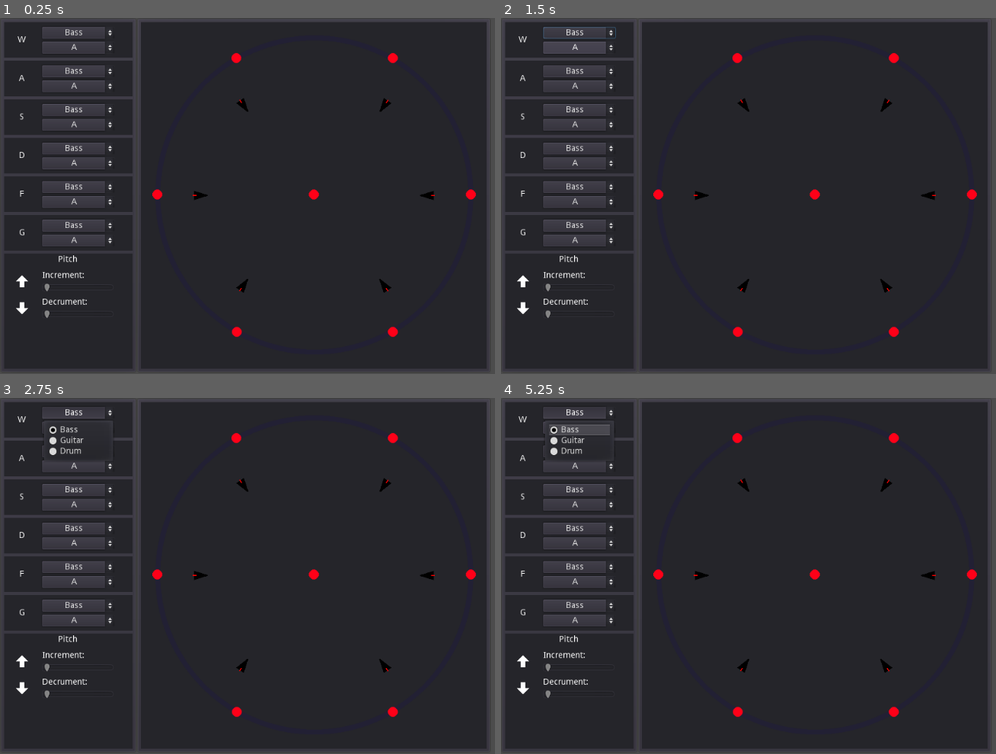
Above: before the commit, frames 1-4 (two rows, left to right).
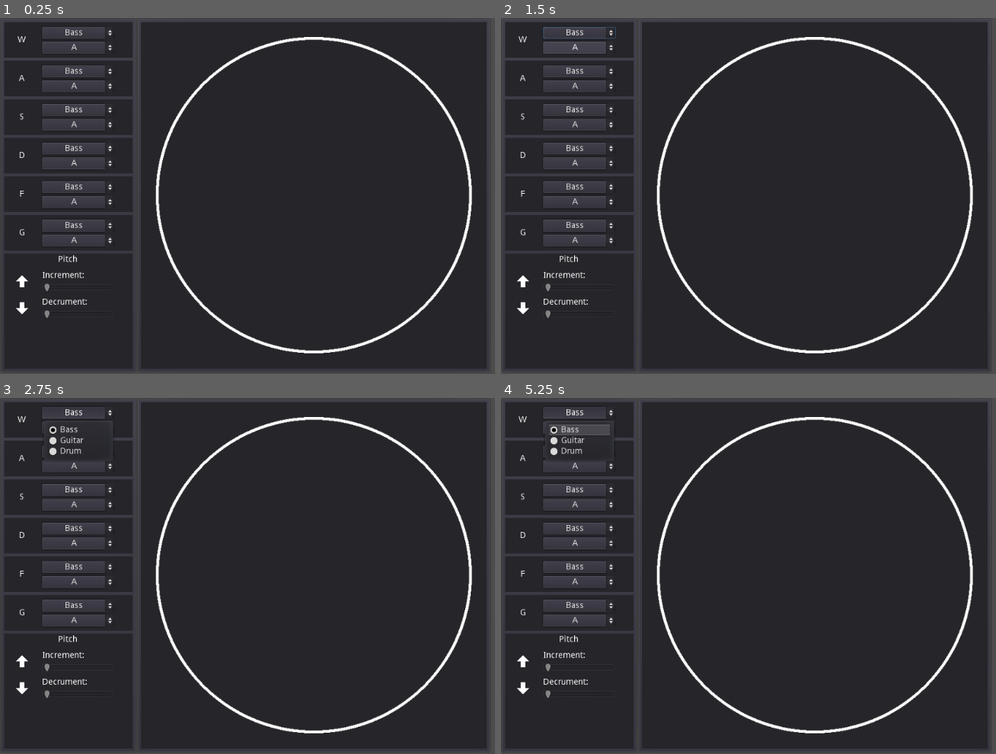
Above: after the commit, the same moments.

Repository: elijahsantiago/meet-your-makey
Game: Godot game, scene res://Main Scene.tscn
Two runs of this game, one before a commit and one after it. Both use one fixed random seed, a clock stepped at 60 frames per second and the inputs below.
Inputs:
- Up to frame 1 (0.25 s): no input
- Up to frame 2 (1.5 s): click "Bass" at 0.5 s; click "A" at 1.25 s
- Up to frame 3 (2.75 s): click "Bass" at 2 s
- Up to frame 4 (5.25 s): click "A" at 2.75 s; click "Bass" at 3.5 s; click "A" at 4.25 s; tap Enter at 5 s

The runs differ from the first frame. In frame 1, 2.5% of the frame differs, in the area x 30-97%, y 5-95%; in frame 2, 2.5%; in frame 3, 2.5%; in frame 4, 2.5%.

Commit message:
Update godot scene

Diff:
--- a/Godot Synthetic/Project/Main Scene.tscn
+++ b/Godot Synthetic/Project/Main Scene.tscn
@@ -1,17 +1,17 @@
-[gd_scene load_steps=6 format=2]
+[gd_scene load_steps=7 format=2]
 
 [ext_resource path="res://UI Panel.tscn" type="PackedScene" id=1]
-[ext_resource path="res://Images/Music Pitch Circle.png" type="Texture" id=2]
-[ext_resource path="res://Images/Arrow.png" type="Texture" id=3]
-[ext_resource path="res://Music/CelloA.wav" type="AudioStream" id=4]
-[ext_resource path="res://AudioManager.gd" type="Script" id=5]
+[ext_resource path="res://Images/Circle.png" type="Texture" id=2]
+[ext_resource path="res://Images/Music Pitch Circle.png" type="Texture" id=3]
+[ext_resource path="res://Images/Arrow.png" type="Texture" id=4]
+[ext_resource path="res://Music/CelloA.wav" type="AudioStream" id=5]
+[ext_resource path="res://AudioManager.gd" type="Script" id=6]
 
 [node name="Node2D" type="Node2D"]
 
 [node name="Control" parent="." instance=ExtResource( 1 )]
 
 [node name="PanelContainer" type="PanelContainer" parent="."]
-editor/display_folded = true
 margin_left = 230.0
 margin_right = 825.0
 margin_bottom = 598.0
@@ -22,48 +22,64 @@
 margin_right = 588.0
 margin_bottom = 591.0
 
+[node name="MarginContainer" type="MarginContainer" parent="PanelContainer/Panel"]
+margin_right = 581.0
+margin_bottom = 583.0
+custom_constants/margin_right = 25
+custom_constants/margin_top = 25
+custom_constants/margin_left = 25
+custom_constants/margin_bottom = 25
+
+[node name="TextureRect" type="TextureRect" parent="PanelContainer/Panel/MarginContainer"]
+margin_left = 25.0
+margin_top = 25.0
+margin_right = 556.0
+margin_bottom = 558.0
+texture = ExtResource( 2 )
+expand = true
+
 [node name="Node2D" type="Sprite" parent="."]
-editor/display_folded = true
+visible = false
 position = Vector2( 527.5, 299.096 )
 scale = Vector2( 0.83, 0.83 )
-texture = ExtResource( 2 )
+texture = ExtResource( 3 )
 
 [node name="Triangle 2" type="Sprite" parent="Node2D"]
 position = Vector2( -230, 0 )
 rotation = 1.5708
 scale = Vector2( 0.4, 0.4 )
-texture = ExtResource( 3 )
+texture = ExtResource( 4 )
 
 [node name="Triangle 3" type="Sprite" parent="Node2D"]
 position = Vector2( 230, 0 )
 rotation = -1.5708
 scale = Vector2( 0.4, 0.4 )
-texture = ExtResource( 3 )
+texture = ExtResource( 4 )
 
 [node name="Triangle E" type="Sprite" parent="Node2D"]
 position = Vector2( -142, 182 )
 rotation = 0.610865
 scale = Vector2( 0.4, 0.4 )
-texture = ExtResource( 3 )
+texture = ExtResource( 4 )
 
 [node name="Triangle 4" type="Sprite" parent="Node2D"]
 position = Vector2( 142, 182 )
 rotation = -0.610865
 scale = Vector2( 0.4, 0.4 )
-texture = ExtResource( 3 )
+texture = ExtResource( 4 )
 
 [node name="Triangle 5" type="Sprite" parent="Node2D"]
 position = Vector2( -142, -182 )
 rotation = 2.53073
 scale = Vector2( 0.4, 0.4 )
-texture = ExtResource( 3 )
+texture = ExtResource( 4 )
 
 [node name="Triangle 6" type="Sprite" parent="Node2D"]
 position = Vector2( 142, -182 )
 rotation = -2.53073
 scale = Vector2( 0.4, 0.4 )
-texture = ExtResource( 3 )
+texture = ExtResource( 4 )
 
 [node name="AudioStreamPlayer" type="AudioStreamPlayer" parent="."]
-stream = ExtResource( 4 )
-script = ExtResource( 5 )
+stream = ExtResource( 5 )
+script = ExtResource( 6 )
